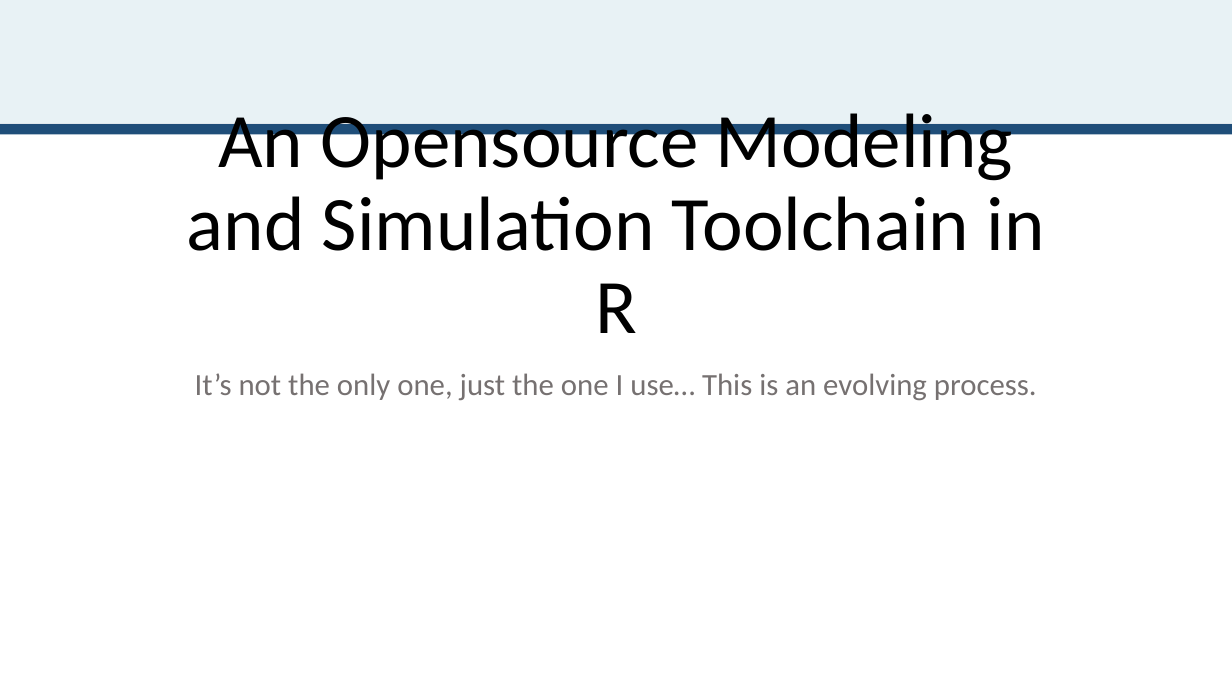
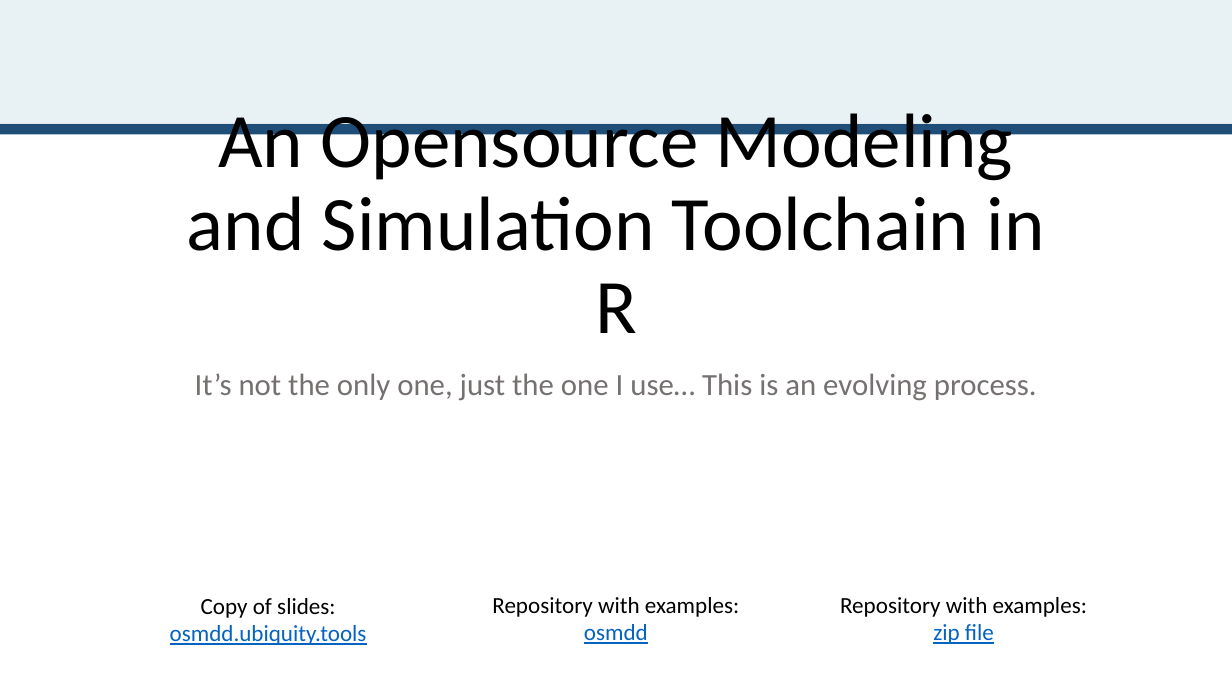
Before and after one commit to john-harrold/osmdd, a slide deck: slide 1 of osmdd.pptx. Drawn at 1232x693 pixels with LibreOffice and Linux fonts; fonts in the diff are those of the drawing. Boxes give left, top, right and bottom in pixels: in the first picture for what was removed or moved away, otherwise in the second. Text is boxed around its words. In the diff, an @@ line names an element or a change of style, - is before the commit and + after.

```diff
--- a/osmdd.pptx
+++ b/osmdd.pptx
@@ text added at [170, 598, 367, 645], 18 pt, text #0563C1, underline @@
+Copy of slides:
+osmdd.ubiquity.tools
@@ text added at [492, 597, 739, 644], 18 pt, text #000000 @@
+Repository with examples:
+osmdd
@@ text added at [840, 597, 1087, 644], 18 pt, text #000000 @@
+Repository with examples:
+zip file
```
Also in this commit, not shown: 1 other slide changed, 5 slides added.
